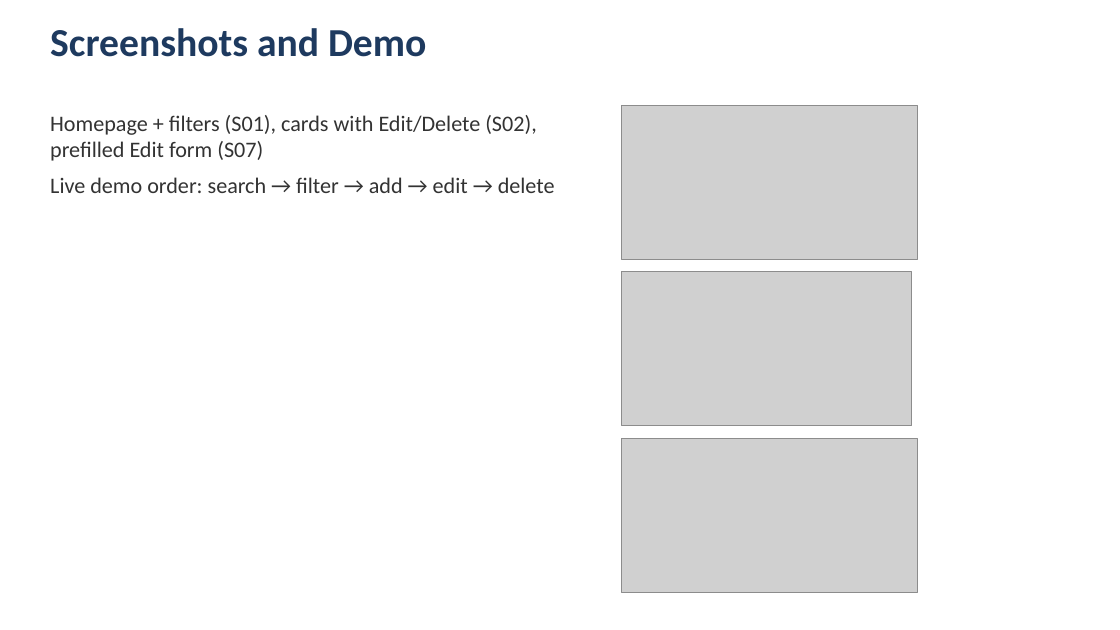
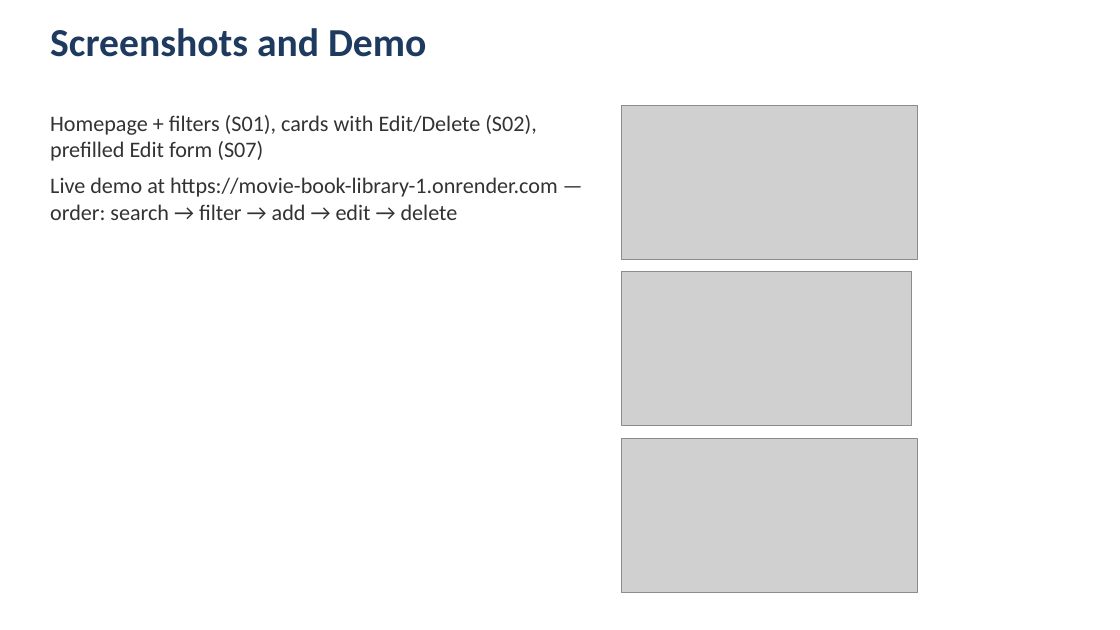
Before and after one commit to arun943jain/movie-book-library, a slide deck: slide 11 of docs/Presentation.pptx. Drawn at 1120x630 pixels with LibreOffice and Linux fonts; fonts in the diff are those of the drawing; grey boxes stand for pictures. Boxes give left, top, right and bottom in pixels: in the first picture for what was removed or moved away, otherwise in the second. Text is boxed around its words. In the diff, an @@ line names an element or a change of style, - is before the commit and + after.

```diff
--- a/docs/Presentation.pptx
+++ b/docs/Presentation.pptx
@@ text at [50,177,558,220]: text changed @@
-Live demo order: search → filter → add → edit → delete
+Live demo at https://movie-book-library-1.onrender.com — order: search → filter → add → edit → delete
```
Also in this commit, not shown: 3 other slides changed, 1 slide added, 5 other files.
